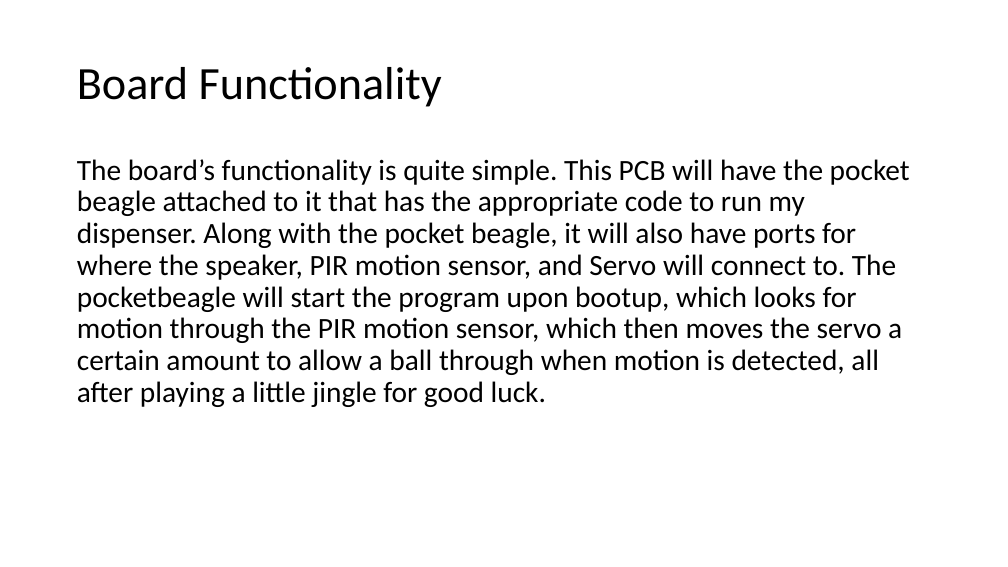
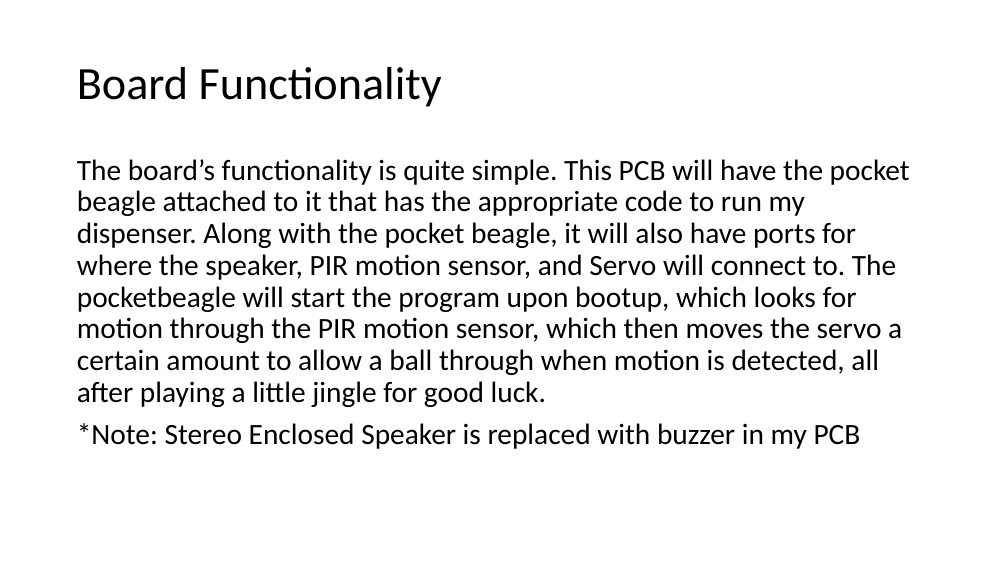
Before and after one commit to luisperales98/Project_02-docs, a slide deck: slide 2 of Project Proposal 2.pptx. Drawn at 1008x567 pixels with LibreOffice and Linux fonts; fonts in the diff are those of the drawing. Boxes give left, top, right and bottom in pixels: in the first picture for what was removed or moved away, otherwise in the second. Text is boxed around its words. In the diff, an @@ line names an element or a change of style, - is before the commit and + after.

```diff
--- a/Project Proposal 2.pptx
+++ b/Project Proposal 2.pptx
@@ text at box(77, 423, 861, 449): paragraph added @@
+*Note: Stereo Enclosed Speaker is replaced with buzzer in my PCB
```
Also in this commit, not shown: 2 other slides changed.
